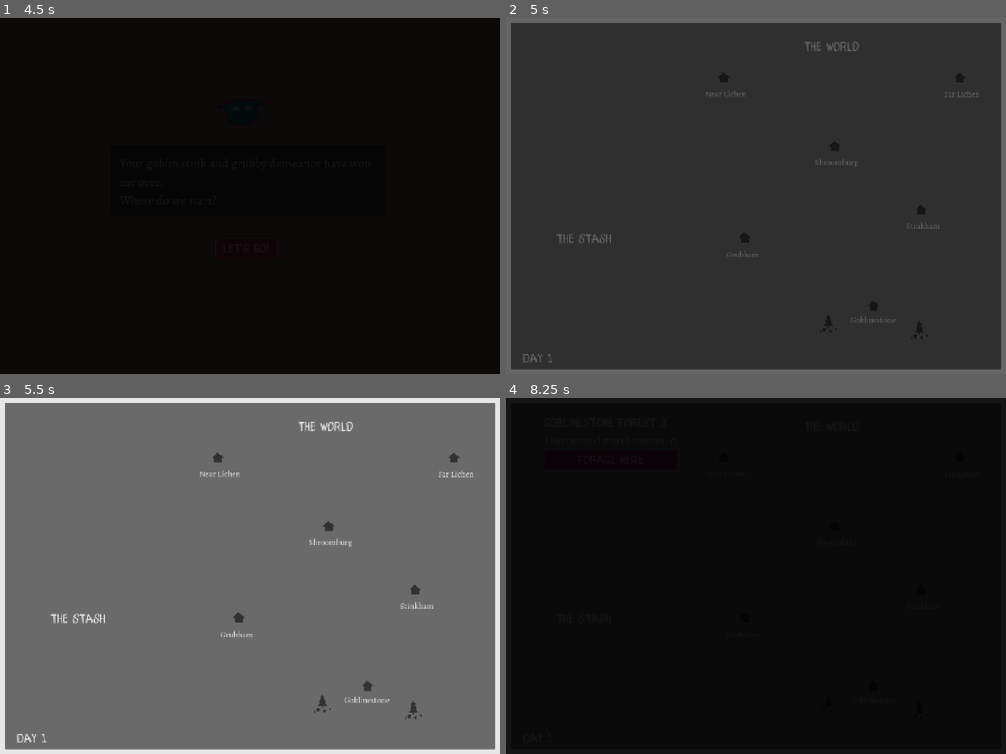
Above: before the commit, frames 1-4 (two rows, left to right).
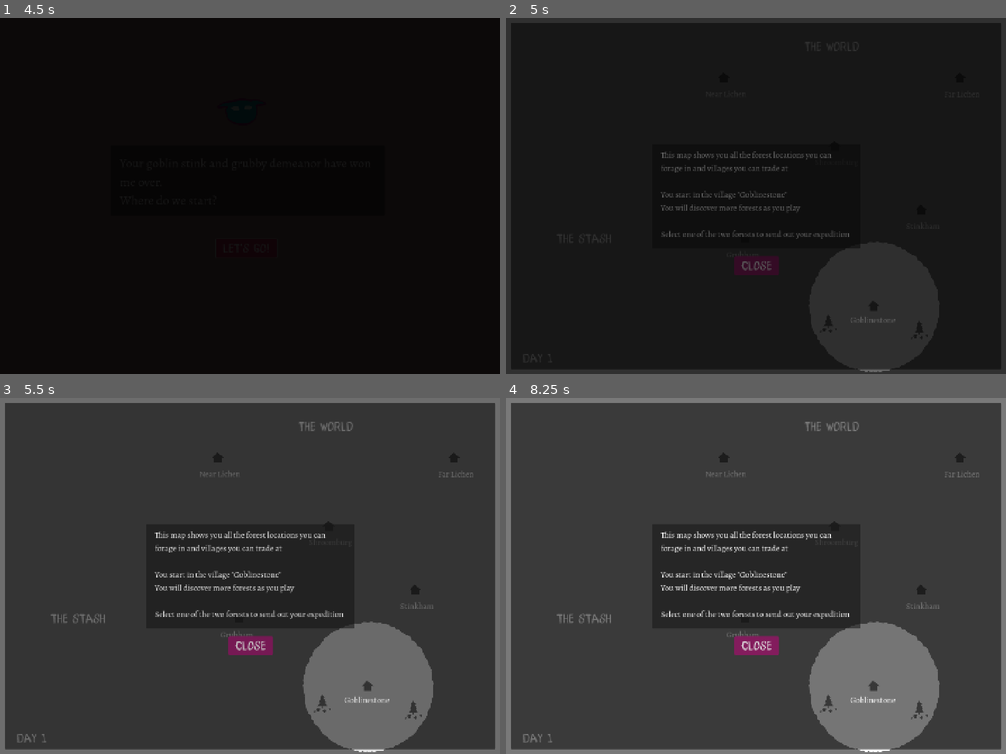
Above: after the commit, the same moments.

Repository: hawkstein/gdwj81-expedition
Game: Godot game, scene res://ui-scenes/start.tscn
The game is run twice, just before and just after one commit, with the same random seed, the same clock (stepped at 60 frames per second) and the same inputs.
Inputs (mouse positions are in pixels of both pictures, inside the frame that each line leads up to):
- Up to frame 1 (4.5 s): click "Start" at 0.5 s; click "Start" at 1.25 s; click "Next" at 2 s; click "Next" at 2.75 s; click "Let's go!" at 3.5 s; click "Let's go!" at 4.25 s
- Up to frame 2 (5 s): no input
- Up to frame 3 (5.5 s): click (370, 686) at 5.02 s
- Up to frame 4 (8.25 s): click (826, 704) at 5.75 s; click (921, 711) at 6.5 s; click (611, 458) at 7.25 s, where only the run before the commit has a clickable "forage here"; click (876, 686) at 8.02 s

Frame 1 is identical in both runs. In frame 2, 17% of the frame differs, in the area x 0-100%, y 0-100%; in frame 3, 92%; in frame 4, 100%.

Commit message:
add first tutorial overlay

Diff:
--- a/map/map.gd
+++ b/map/map.gd
@@ -3,6 +3,7 @@
 @onready var info_container: VBoxContainer = $InfoContainer
 @onready var focus_label: Label = $InfoContainer/FocusLabel
 @onready var location_info: Label = $InfoContainer/LocationInfo
+@onready var tutorial: Control = $Tutorial
 
 var focused_location_index := -1
 var focused_forest_index := -1
@@ -33,3 +34,7 @@
 func _on_action_button_pressed() -> void:
 	GameManager.select_forest(focused_location_index, focused_forest_index)
 	SceneManager.change_scene("band", SceneManager.create_options(), SceneManager.create_options(),SceneManager.create_general_options())
+
+
+func _on_close_button_pressed() -> void:
+	tutorial.visible = false
--- a/map/map.tscn
+++ b/map/map.tscn
@@ -1,10 +1,11 @@
-[gd_scene load_steps=6 format=3 uid="uid://bmforggwv6th2"]
+[gd_scene load_steps=7 format=3 uid="uid://bmforggwv6th2"]
 
 [ext_resource type="Script" uid="uid://bjxk6k7w2rfid" path="res://map/map.gd" id="1_a0dt8"]
 [ext_resource type="Theme" uid="uid://c6hyu8hna1sh7" path="res://ui-scenes/default.tres" id="2_4hjbm"]
 [ext_resource type="Texture2D" uid="uid://bfybrvrgywaed" path="res://map/Village.png" id="3_kffv2"]
 [ext_resource type="Texture2D" uid="uid://k58ssp4b2pl3" path="res://map/Forest.png" id="4_7lyie"]
 [ext_resource type="FontFile" uid="uid://dmmb45mnthq73" path="res://ui-scenes/Alegreya-VariableFont_wght.ttf" id="5_5jdw0"]
+[ext_resource type="Texture2D" uid="uid://3o1ssfft7kul" path="res://map/Subtract.png" id="6_7lyie"]
 
 [node name="Map" type="Node2D"]
 script = ExtResource("1_a0dt8")
@@ -379,4 +380,72 @@
 theme = ExtResource("2_4hjbm")
 text = "forage here"
 
+[node name="Tutorial" type="Control" parent="."]
+layout_mode = 3
+anchors_preset = 8
+anchor_left = 0.5
+anchor_top = 0.5
+anchor_right = 0.5
+anchor_bottom = 0.5
+offset_right = 1440.0
+offset_bottom = 1024.0
+grow_horizontal = 2
+grow_vertical = 2
+size_flags_horizontal = 3
+size_flags_vertical = 3
+
+[node name="TutorialFocusSprite" type="Sprite2D" parent="Tutorial"]
+modulate = Color(1, 1, 1, 0.537255)
+position = Vector2(1060, 831)
+scale = Vector2(0.89401, 0.89401)
+texture = ExtResource("6_7lyie")
+
+[node name="Panel" type="Panel" parent="Tutorial"]
+layout_mode = 1
+anchors_preset = 8
+anchor_left = 0.5
+anchor_top = 0.5
+anchor_right = 0.5
+anchor_bottom = 0.5
+offset_left = -300.0
+offset_top = -150.0
+offset_right = 300.0
+offset_bottom = 150.0
+grow_horizontal = 2
+grow_vertical = 2
+pivot_offset = Vector2(300, 0)
+
+[node name="Instructions" type="Label" parent="Tutorial/Panel"]
+layout_mode = 1
+anchors_preset = 15
+anchor_right = 1.0
+anchor_bottom = 1.0
+offset_left = 25.0
+offset_top = 17.0
+offset_right = -16.0
+offset_bottom = 10.0
+grow_horizontal = 2
+grow_vertical = 2
+theme = ExtResource("2_4hjbm")
+theme_override_fonts/font = ExtResource("5_5jdw0")
+theme_override_font_sizes/font_size = 24
+text = "This map shows you all the forest locations you can forage in and villages you can trade at
+
+You start in the village \"Goblinestone\"
+You will discover more forests as you play
+
+Select one of the two forests to send out your expedition
+"
+autowrap_mode = 2
+
+[node name="CloseButton" type="Button" parent="Tutorial"]
+layout_mode = 0
+offset_left = 657.0
+offset_top = 685.0
+offset_right = 785.0
+offset_bottom = 737.0
+theme = ExtResource("2_4hjbm")
+text = "Close"
+
 [connection signal="pressed" from="InfoContainer/ActionButton" to="." method="_on_action_button_pressed"]
+[connection signal="pressed" from="Tutorial/CloseButton" to="." method="_on_close_button_pressed"]
Binary file added: map/Subtract.png
Not shown, added: map/Subtract.png.import
